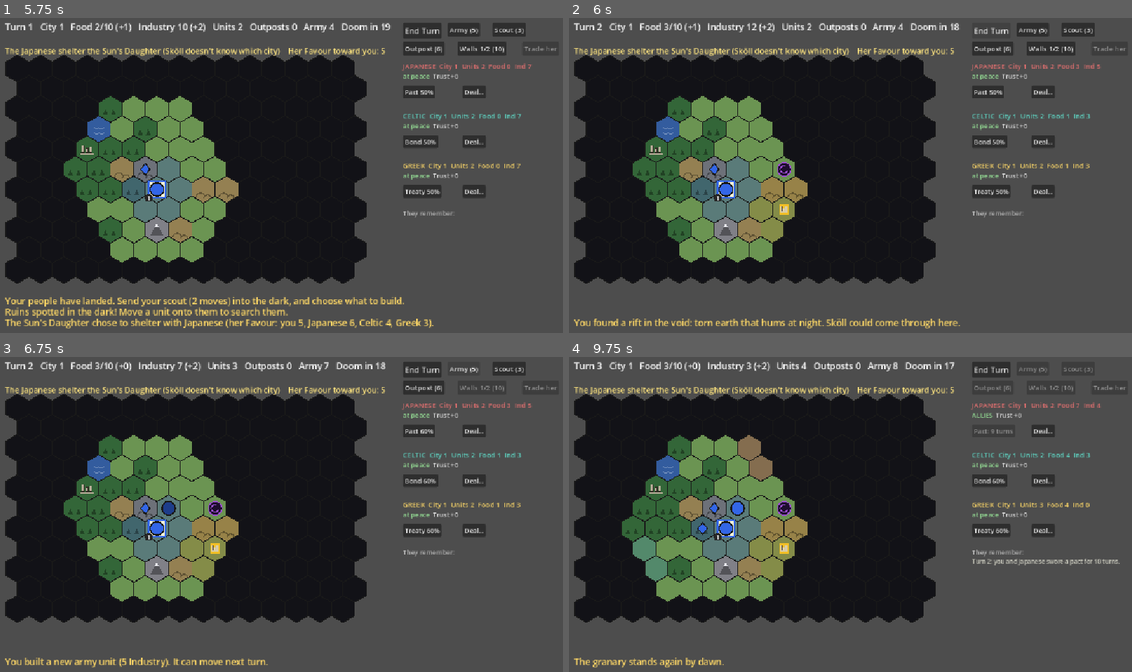
Above: before the commit, frames 1-4 (two rows, left to right).
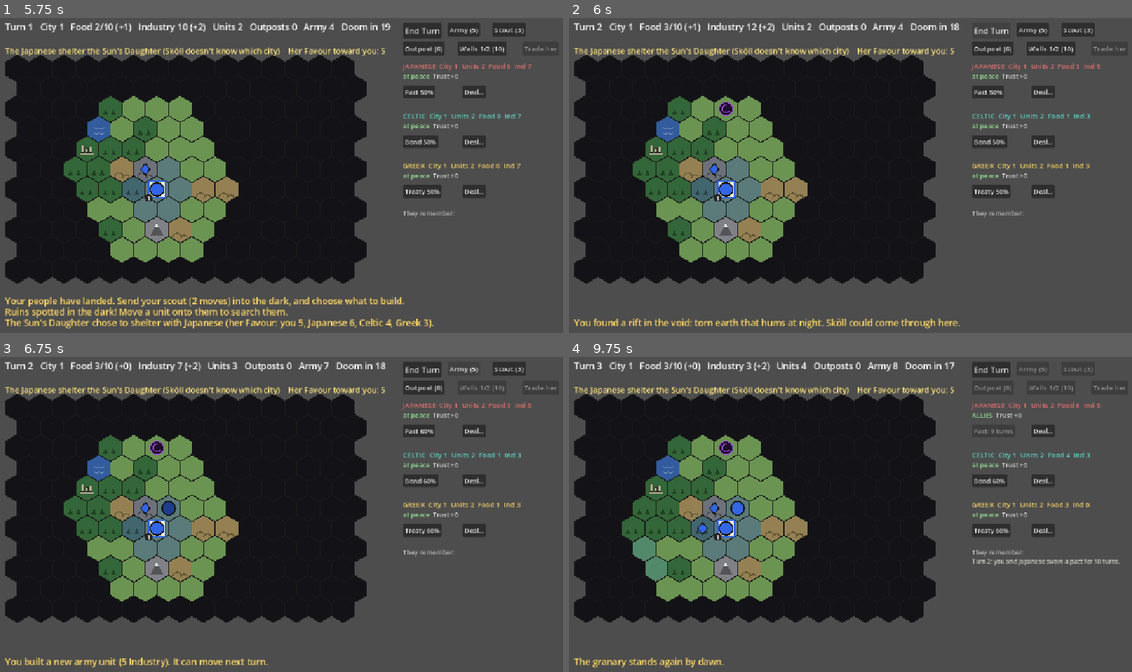
Above: after the commit, the same moments.

Repository: BnanaSkully/after-ragnorok-prototype
Game: Godot game, scene res://main.tscn
Same seed, same stepped clock (60 frames per second), same inputs: the game is played once before the commit and once after it.
Inputs (mouse positions are in pixels of both pictures, inside the frame that each line leads up to):
- Up to frame 1 (5.75 s): tap Enter at 0.5 s; move the mouse to (405, 156) at 0.52 s; click (405, 156) at 0.67 s; click "Save the food stores (Food +3…" at 1.25 s; click "Strip it for tools (Industry …" at 2 s; click "Stand and fight so the others…" at 2.75 s; click "Share your food with her (Foo…" at 3.5 s; click "Begin the Landing" at 4.25 s; tap Space at 5 s; move the mouse to (168, 191) at 5.02 s; click (168, 191) at 5.17 s
- Up to frame 2 (6 s): click "End Turn" at 5.75 s
- Up to frame 3 (6.75 s): click "Army (5)" at 6.5 s
- Up to frame 4 (9.75 s): click "Scout (3)" at 7.25 s; click "Pact 60%" at 8 s; click "End Turn" at 8.75 s; click "Rebuild the granary now (Indu…" at 9.5 s

Frame 1 is identical in both runs. In frame 2, 0.9% of the frame differs, in the area x 26-41%, y 26-72%; in frame 3, 0.9%; in frame 4, 1.4%, in the area x 26-95%, y 14-72%.

Commit message:
Sköll comes out at least 4 hexes from every city, fairly
Playtest: he appeared right next to a city. The minimum rift distance
(3) was enforced, but 70% of appearances were exactly 3 away. Now 4.
Rifts by map section then hit the player 41% of the time (edge AI
cities had no room), so each city now owns one rift 4-7 hexes away
and he hunts the rift's city: first hunt about 25% for every city.

Co-Authored-By: Claude Opus 5.5 <noreply@anthropic.com>
Claude-Session: https://claude.ai/code/session_01Kpeg7CRGiS32obhUmw9DoK

Diff:
--- a/skoll.gd
+++ b/skoll.gd
@@ -15,16 +15,15 @@
 const STRENGTH := 12 # his starting Strength
 const SWALLOWED_STRENGTH := 20 # his Strength after swallowing the Sun's Daughter
 
-# Rifts in the void: the hexes Sköll can come through. The map is split into
-# RIFT_SECTIONS_X x RIFT_SECTIONS_Y sections (3 x 2 = 6) and each section gets
-# one rift on a random hex. They're rolled on RIFT_TURN (after the Landing, so
-# they can keep away from every city) and stay HIDDEN. On arrival he comes
-# through one at random and only that rift is revealed. Each time he's driven
-# back the rifts are rolled again, so his next way in is always a surprise.
-const RIFT_SECTIONS_X := 3
-const RIFT_SECTIONS_Y := 2
+# Rifts in the void: the hexes Sköll can come through. Every standing city
+# gets one rift 4-7 hexes away that is nearer to it than to any other city
+# (place_rifts). They're rolled on RIFT_TURN (after the Landing, so they can
+# keep away from every city) and stay HIDDEN until found or used. He comes
+# through one at random and hunts the city nearest it: every city is equally
+# likely. Each time he's driven back the rifts are rolled again.
 const RIFT_TURN := 2 # the turn the rifts are first rolled
-const RIFT_MIN_CITY_DISTANCE := 3 # rifts stay at least this far from every city
+const RIFT_MIN_CITY_DISTANCE := 4 # rifts stay at least this far from every city (was 3: he came out one step from a city's walls)
+const RIFT_MAX_CITY_DISTANCE := 7 # ...and at most this far from the city they belong to
 const SIGHT_RANGE := 2 # fog of war: he only sees this far; a rogue Daughter further away is hidden from him
 const SPRINT := 2 # hexes a turn he runs when hunting her in the open (she runs 1)
 
@@ -39,6 +38,7 @@
 var strength := STRENGTH
 var target: Faction = null # the city he is hunting right now
 var rifts: Array[Vector2i] = [] # the current rifts (hidden from the player)
+var rift_city := {} # rift hex -> name of the faction whose city that rift opened toward
 var revealed_rift := HexMap.NO_CELL # the rift he last came through (the only one shown)
 
 func _init(p_game: GameState) -> void:
@@ -183,32 +183,48 @@
 	if target:
 		game.add_message("Sköll slinks back into the void... and bursts out of another rift, hunting %s." % target_text())
 
-# One rift on a random hex in each section of the map, at least
-# RIFT_MIN_CITY_DISTANCE from every standing city.
+# One rift per standing city: a random hex RIFT_MIN_CITY_DISTANCE to
+# RIFT_MAX_CITY_DISTANCE from that city and at least RIFT_MIN_CITY_DISTANCE
+# from every other city. The rift BELONGS to that city: he comes out of a
+# random rift and hunts the city it belongs to, so every city is equally
+# likely to be first (fair by design; rifts by map section hit the player
+# 2:1, and "nearest city" left crowded AI cities without a rift).
 func place_rifts() -> void:
 	if not game.player.known_rifts.is_empty():
 		game.add_message("The ground shudders: the rifts you found have closed, and new ones have torn open somewhere in the dark.")
 	game.forget_rifts()
 	rifts.clear()
-	for sy in RIFT_SECTIONS_Y:
-		for sx in RIFT_SECTIONS_X:
-			var options: Array[Vector2i] = []
-			for row in range(sy * HexMap.ROWS / RIFT_SECTIONS_Y, (sy + 1) * HexMap.ROWS / RIFT_SECTIONS_Y):
-				for col in range(sx * HexMap.COLS / RIFT_SECTIONS_X, (sx + 1) * HexMap.COLS / RIFT_SECTIONS_X):
+	rift_city.clear()
+	for f in game.factions:
+		if not f.is_alive():
+			continue
+		var options: Array[Vector2i] = []
+		for reach in range(RIFT_MAX_CITY_DISTANCE, 99): # widen only if a crowded map leaves no room
+			for row in HexMap.ROWS:
+				for col in HexMap.COLS:
 					var c := Vector2i(col, row)
-					var far_enough := true
-					for f in game.factions:
-						if f.is_alive() and HexMap.hex_distance(c, f.city_pos) < RIFT_MIN_CITY_DISTANCE:
-							far_enough = false
-					for r in game.ruins:
-						if r["cell"] == c:
-							far_enough = false # keep rifts and ruins on different hexes
-					if not game.passable(c):
-						far_enough = false # not in a lake or on a mountain top
-					if far_enough:
+					if rift_spot_ok(c, f, reach):
 						options.append(c)
-			if not options.is_empty():
-				rifts.append(options.pick_random())
+			if not options.is_empty() or reach > HexMap.COLS + HexMap.ROWS:
+				break
+		if not options.is_empty():
+			var spot: Vector2i = options.pick_random()
+			rifts.append(spot)
+			rift_city[spot] = f.name
+
+# Can a rift for city f go on hex c? 4-"reach" hexes from f, at least 4 from
+# every other city, not on ruins or impassable land, not on another rift.
+func rift_spot_ok(c: Vector2i, f: Faction, reach: int) -> bool:
+	var d := HexMap.hex_distance(c, f.city_pos)
+	if d < RIFT_MIN_CITY_DISTANCE or d > reach or not game.passable(c) or c in rifts:
+		return false
+	for other in game.factions:
+		if other != f and other.is_alive() and HexMap.hex_distance(c, other.city_pos) < RIFT_MIN_CITY_DISTANCE:
+			return false
+	for r in game.ruins:
+		if r["cell"] == c:
+			return false
+	return true
 
 # Come out of a random free rift and hunt the city nearest to it.
 func come_through_rift() -> void:
@@ -218,10 +234,15 @@
 			free.append(r)
 	pos = free.pick_random() if not free.is_empty() else random_edge_cell()
 	revealed_rift = pos
-	pick_target()
-
-# He doesn't know which city hides the Daughter: he hunts the city nearest the
-# rift he came through (a tie is decided at random).
+	var owner: Faction = game.faction_named(rift_city.get(pos, ""))
+	if owner != null and owner.is_alive():
+		target = owner # he hunts the city this rift opened toward
+	else:
+		pick_target()
+
+# (Used when his rift belongs to no standing city, or his target fell.) He
+# doesn't know which city hides the Daughter: he hunts the nearest city (ties
+# at random).
 func pick_target() -> void:
 	var best: Array[Faction] = []
 	var best_d := 999
@@ -241,8 +262,8 @@
 		return "nobody"
 	return "your city" if target == game.player else "%s's city" % target.name
 
-# Fallback if every rift is blocked: a free hex on the edge of the map, at
-# least 3 hexes from every city.
+# Fallback if every rift is blocked (or no section had room for one): a free
+# hex on the edge of the map, at least RIFT_MIN_CITY_DISTANCE from every city.
 func random_edge_cell() -> Vector2i:
 	var options: Array[Vector2i] = []
 	for row in HexMap.ROWS:
@@ -254,7 +275,7 @@
 				continue
 			var far_enough := true
 			for f in game.factions:
-				if f.city_pos != HexMap.NO_CELL and HexMap.hex_distance(c, f.city_pos) < 3:
+				if f.city_pos != HexMap.NO_CELL and HexMap.hex_distance(c, f.city_pos) < RIFT_MIN_CITY_DISTANCE:
 					far_enough = false
 			if far_enough:
 				options.append(c)
--- a/tests/rift_timing_test.gd
+++ b/tests/rift_timing_test.gd
@@ -17,10 +17,10 @@
 		if g == 0: print("valid landing hexes now that rifts don't block: %d" % spots.size())
 		s.end_turn()
 		if s.has_pending_offer(): s.pending_relation().answer(false)
-		if s.turn != 2 or s.skoll.rifts.size() != 6: bad["not 6 rifts on turn 2"] = bad.get("not 6 rifts on turn 2", 0) + 1
+		if s.turn != 2 or s.skoll.rifts.size() != 4: bad["not 1 rift per city (4) on turn 2"] = bad.get("not 1 rift per city (4) on turn 2", 0) + 1
 		for r in s.skoll.rifts:
 			for f in s.factions:
-				if HexMap.hex_distance(r, f.city_pos) < 3: bad["rift near a city"] = bad.get("rift near a city", 0) + 1
+				if HexMap.hex_distance(r, f.city_pos) < Skoll.RIFT_MIN_CITY_DISTANCE: bad["rift near a city"] = bad.get("rift near a city", 0) + 1
 		if s.skoll.revealed_rift != HexMap.NO_CELL: bad["revealed before 14"] = 1
 		var turn2 = s.skoll.rifts.duplicate()
 		while s.turn < 14 and not s.game_over:
--- /dev/null
+++ b/tests/skoll_spawn_test.gd
@@ -0,0 +1,54 @@
+extends SceneTree
+const H := preload("res://tests/helpers.gd")
+# Where Sköll comes out: distance from the rift he uses to the nearest city
+# (and to yours), on arrival and every time he's driven back; that every city
+# owns one rift; who he hunts first (fair share 25% each). Checks no rift is
+# closer than Skoll.RIFT_MIN_CITY_DISTANCE.
+func _initialize() -> void:
+	await process_frame
+	seed(61)
+	var no_rift := {}; var first_target := {}
+	var dist := {}; var yours := {}; var rift_counts := {}; var bad := 0; var outs := 0
+	var n_games: int = H.games(300)
+	for g in n_games:
+		var m = load("res://main.tscn").instantiate()
+		root.add_child(m)
+		var s = m.state
+		for step in 4: s.choose(s.Crossing.EVENTS[step]["choices"][(g >> step) & 1]["effects"])
+		s.start_landing()
+		var spots = H.landing_spots(s)
+		s.try_land(spots[(g * 7) % spots.size()])
+		var watched := 0
+		var last_pos := HexMap.NO_CELL
+		while not s.game_over and watched < 3 and s.turn < 60:
+			H.answer_choices(s)
+			s.end_turn()
+			if s.has_pending_offer(): s.pending_relation().answer(false)
+			if s.turn == 3:
+				rift_counts[s.skoll.rifts.size()] = rift_counts.get(s.skoll.rifts.size(), 0) + 1
+				for f in s.factions: # every city must own exactly one rift
+					if s.skoll.rift_city.values().count(f.name) != 1: no_rift[f.name] = no_rift.get(f.name, 0) + 1
+			for r in s.skoll.rifts:
+				for f in s.factions:
+					if f.is_alive() and HexMap.hex_distance(r, f.city_pos) < Skoll.RIFT_MIN_CITY_DISTANCE: bad += 1
+			# a fresh appearance: he's at the rift he last came through
+			if s.skoll.active and s.skoll.pos == s.skoll.revealed_rift and s.skoll.pos != last_pos:
+				last_pos = s.skoll.pos
+				var near := 99
+				for f in s.factions:
+					if f.is_alive(): near = mini(near, HexMap.hex_distance(s.skoll.pos, f.city_pos))
+				dist[near] = dist.get(near, 0) + 1
+				if s.player.is_alive():
+					var d: int = HexMap.hex_distance(s.skoll.pos, s.player.city_pos)
+					yours[d] = yours.get(d, 0) + 1
+				if watched == 0 and s.skoll.target != null: first_target[s.skoll.target.name] = first_target.get(s.skoll.target.name, 0) + 1
+				outs += 1; watched += 1
+		m.queue_free()
+	var keys = dist.keys(); keys.sort()
+	print("Rifts per map on turn 3: %s; cities without exactly one rift of their own: %s" % [rift_counts, no_rift])
+	print("Who he hunts when he first arrives: %s" % first_target)
+	print("%d appearances; distance to the nearest city: %s" % [outs, ", ".join(keys.map(func(k): return "%d: %d%%" % [k, roundi(100.0 * dist[k] / outs)]))])
+	var yk = yours.keys(); yk.sort()
+	print("distance to YOUR city: %s" % ", ".join(yk.map(func(k): return "%d: %d%%" % [k, roundi(100.0 * yours[k] / outs)])))
+	print("Rifts closer than %d to a city: %d" % [Skoll.RIFT_MIN_CITY_DISTANCE, bad])
+	quit()
Not shown, added: tests/skoll_spawn_test.gd.uid
Not shown, changed: CLAUDE.md
